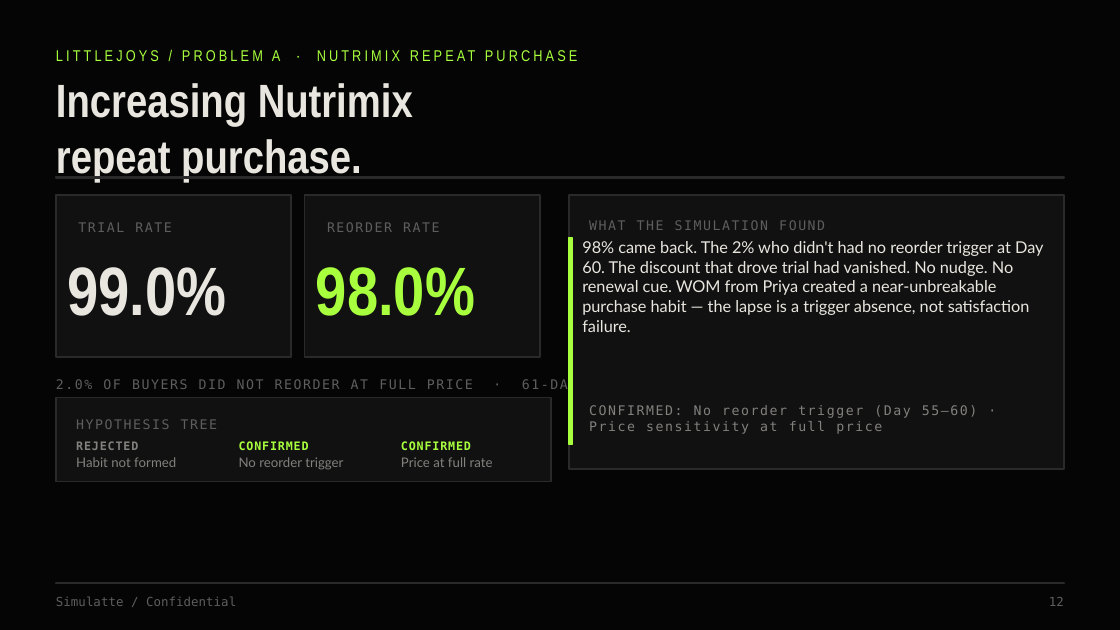
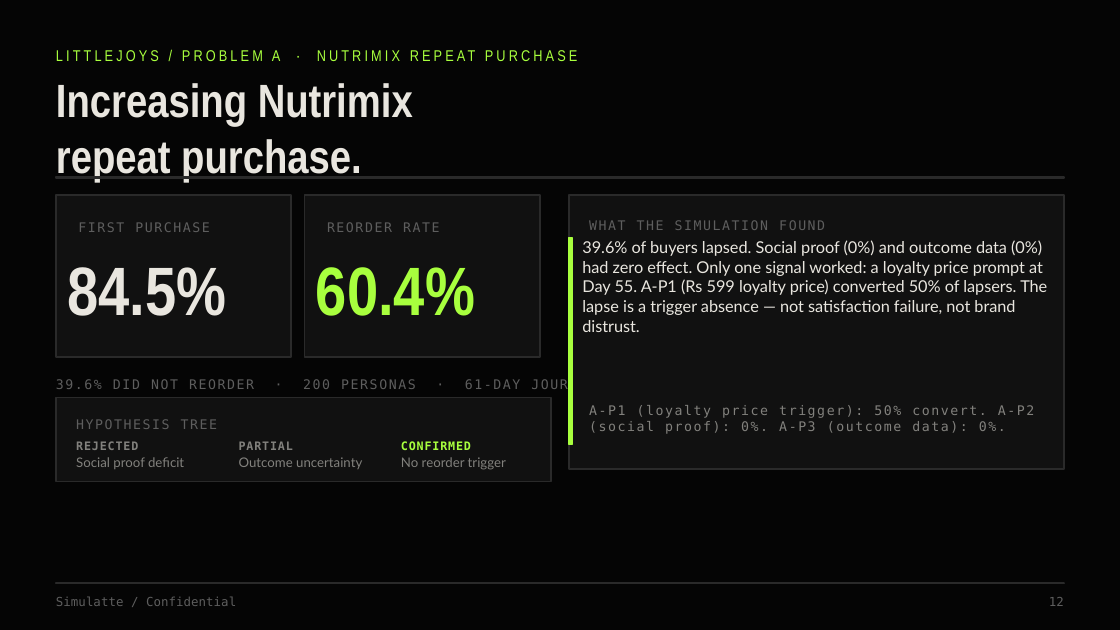
Before and after one commit to Iqbalahmed7/littlejoys-persona-engine1, a slide deck: slide 12 of reports/Simulatte_LittleJoys_PitchDeck.pptx. Drawn at 1120x630 pixels with LibreOffice and Linux fonts; fonts in the diff are those of the drawing. Boxes give left, top, right and bottom in pixels: in the first picture for what was removed or moved away, otherwise in the second. Text is boxed around its words. In the diff, an @@ line names an element or a change of style, - is before the commit and + after.

```diff
--- a/reports/Simulatte_LittleJoys_PitchDeck.pptx
+++ b/reports/Simulatte_LittleJoys_PitchDeck.pptx
@@ text at [78, 222, 210, 232]: text changed @@
-TRIAL RATE
+FIRST PURCHASE
@@ text at [67, 267, 226, 316]: text changed @@
-99.0%
+84.5%
@@ text at [316, 267, 475, 316]: text changed @@
-98.0%
+60.4%
@@ text at [582, 240, 1047, 332]: text changed @@
-98% came back. The 2% who didn't had no reorder trigger at Day 60. The discount that drove trial had vanished. No nudge. No renewal cue. WOM from Priya created a near-unbreakable purchase habit — the lapse is a trigger absence, not satisfaction failure.
+39.6% of buyers lapsed. Social proof (0%) and outcome data (0%) had zero effect. Only one signal worked: a loyalty price prompt at Day 55. A-P1 (Rs 599 loyalty price) converted 50% of lapsers. The lapse is a trigger absence — not satisfaction failure, not brand distrust.
@@ text at [56, 378, 596, 392]: text changed @@
-2.0% OF BUYERS DID NOT REORDER AT FULL PRICE · 61-DAY JOURNEY · AGE 2–6 COHORT
+39.6% DID NOT REORDER · 200 PERSONAS · 61-DAY JOURNEY · AGE 2–6 COHORT
@@ text at [589, 405, 1034, 434]: text changed @@
-CONFIRMED: No reorder trigger (Day 55–60) · Price sensitivity at full price
+A-P1 (loyalty price trigger): 50% convert. A-P2 (social proof): 0%. A-P3 (outcome data): 0%.
@@ text at [239, 441, 293, 450]: text changed; text colour #A8FF3E to #82817D @@
-CONFIRMED
+PARTIAL
@@ text at [76, 457, 184, 469]: text changed @@
-Habit not formed
+Social proof deficit
@@ text added at [239, 457, 362, 469], 8.5 pt, text #82817D @@
+Outcome uncertainty
@@ text "No reorder trigger": place and size @@
-text "No reorder trigger" at [239, 457, 343, 470]
+text "No reorder trigger" at [401, 457, 506, 470]
@@ text removed at [401, 457, 493, 467] @@
-Price at full rate
```
Also in this commit, not shown: 3 other slides changed, 1 other file.
